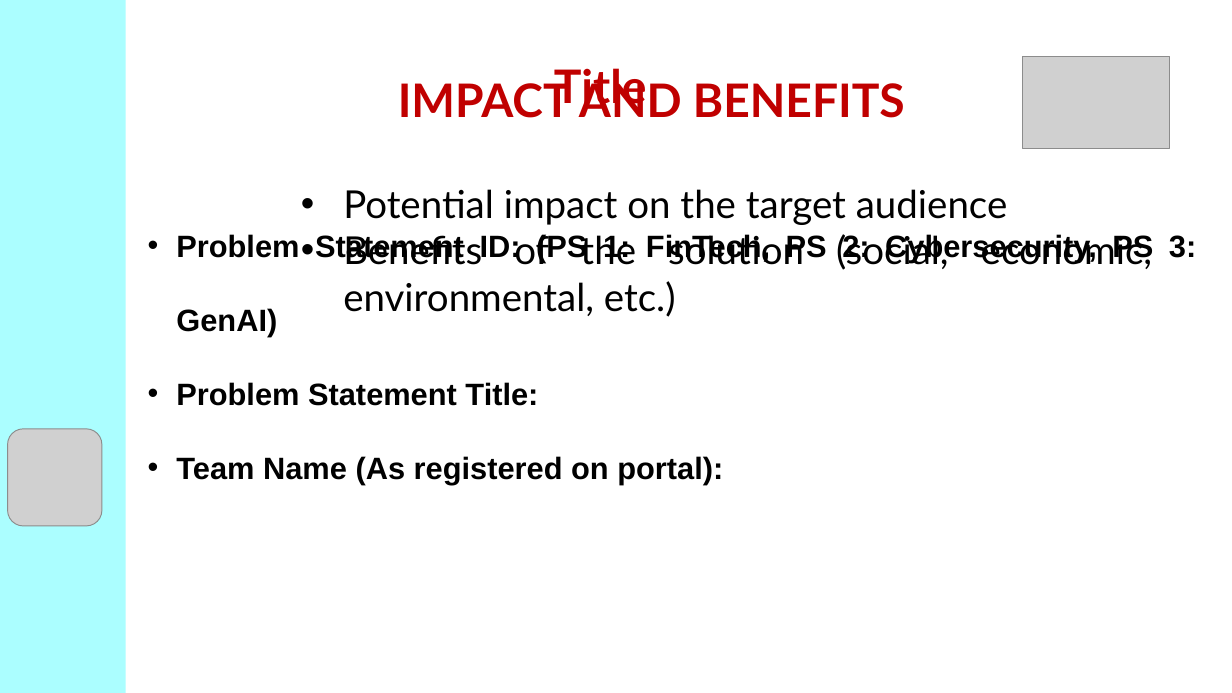
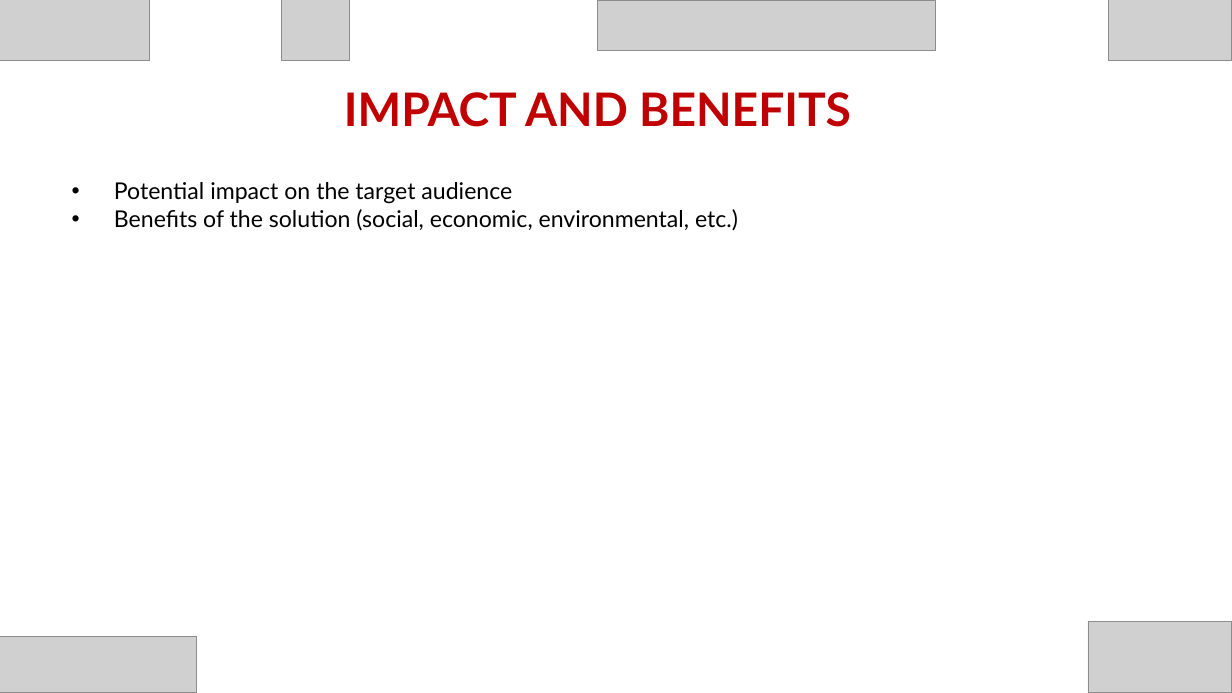
Before and after one commit to Suja16/csi-hack, a slide deck: slide 7 of packages/csi-hack2/public/template.pptx (slide 4 before the commit). Drawn at 1232x693 pixels with LibreOffice and Linux fonts; fonts in the diff are those of the drawing; grey boxes stand for pictures; background and template pictures are left out. Boxes give left, top, right and bottom in pixels: in the first picture for what was removed or moved away, otherwise in the second. Text is boxed around its words. In the diff, an @@ line names an element or a change of style, - is before the commit and + after.

```diff
--- a/packages/csi-hack2/public/template.pptx
+++ b/packages/csi-hack2/public/template.pptx
@@ rectangle removed at box(0, 0, 126, 693) @@
@@ picture added at box(0, 0, 150, 61) @@
@@ picture added at box(282, 0, 350, 61) @@
@@ picture added at box(598, 0, 936, 51) @@
@@ picture: place and size @@
-picture at box(1022, 56, 1170, 149)
+picture at box(1108, 0, 1232, 61)
@@ text "IMPACT AND BENEFITS" rewrapped from box(398, 77, 905, 118) to box(344, 92, 851, 127) @@
@@ text removed at box(554, 68, 647, 111) @@
-Title
@@ text "Potential impact on the target ...": place and size @@
-text "Potential impact on the target ..." at box(343, 189, 1152, 317)
+text "Potential impact on the target ..." at box(114, 182, 738, 231)
@@ text "Potential impact on the target ..." at box(114, 182, 738, 231): size 30 to 18 pt @@
@@ text removed at box(176, 233, 1196, 485) @@
-• Problem Statement ID: (PS 1: FinTech, PS 2: Cybersecurity, PS 3: GenAI)
-• Problem Statement Title:
-• Team Name (As registered on portal):
@@ picture removed at box(7, 429, 102, 526) @@
@@ picture added at box(1088, 621, 1232, 693) @@
@@ picture added at box(0, 636, 196, 693) @@
```
Also in this commit, not shown: 3 other slides changed, 5 slides added, 3 slides removed, 1 other file.
